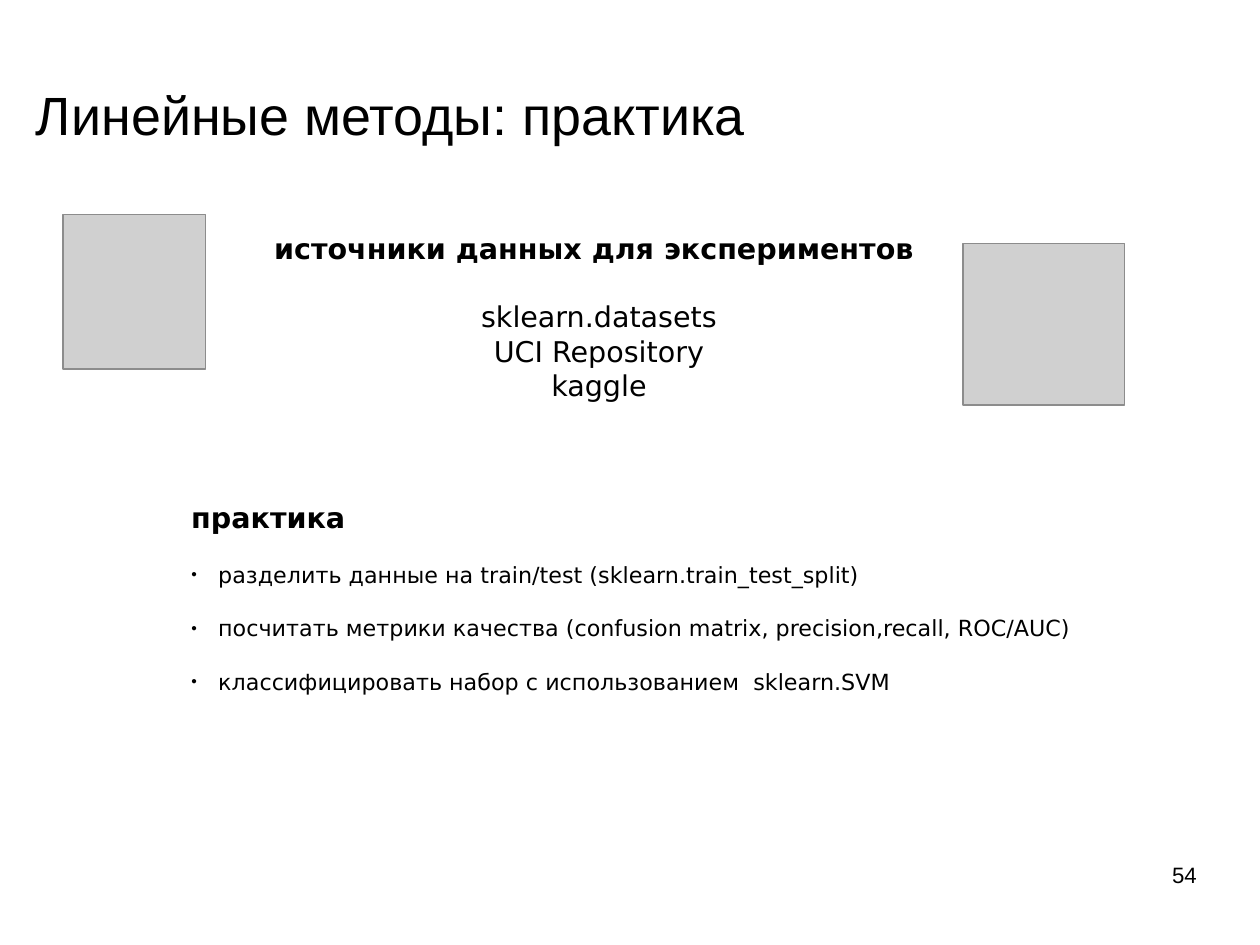
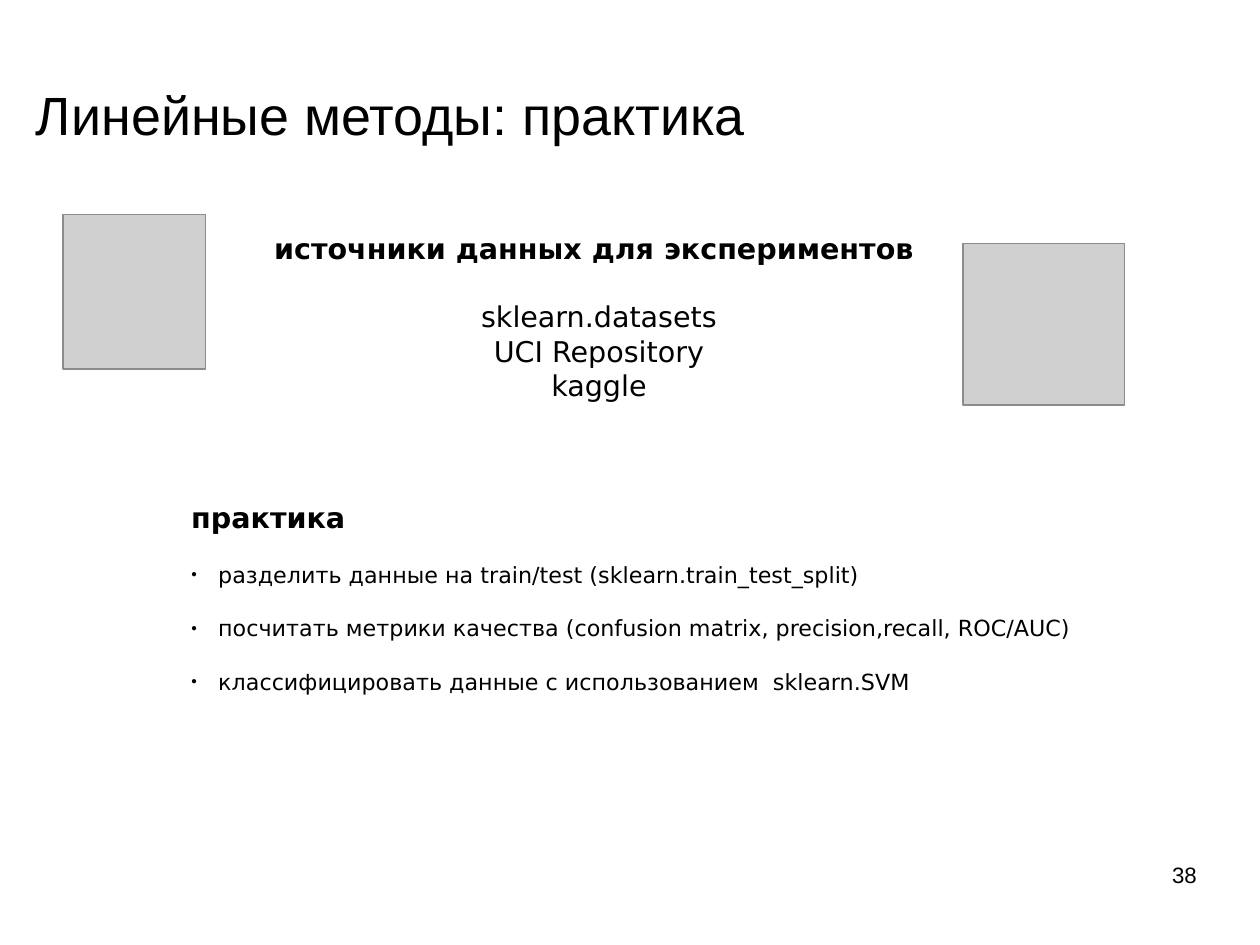
Before and after one commit to mechanoid5/ml_lectorium_legacy, a slide deck: slide 38 of 08-linear.odp (slide 54 before the commit). Drawn at 1260x945 pixels with LibreOffice and Linux fonts; fonts in the diff are those of the drawing; grey boxes stand for pictures; background and template pictures are left out. Boxes give left, top, right and bottom in pixels: in the first picture for what was removed or moved away, otherwise in the second. Text is boxed around its words. In the diff, an @@ line names an element or a change of style, - is before the commit and + after.

```diff
--- a/08-linear.odp
+++ b/08-linear.odp
@@ text at [218,673,909,695]: text changed @@
-● классифицировать набор с использованием sklearn.SVM
+● классифицировать данные с использованием sklearn.SVM
@@ page number at [1172,867,1197,884]: text changed @@
-54
+38
```
Also in this commit, not shown: 5 other slides changed, 2 slides added, 18 slides removed, 2 other files.
